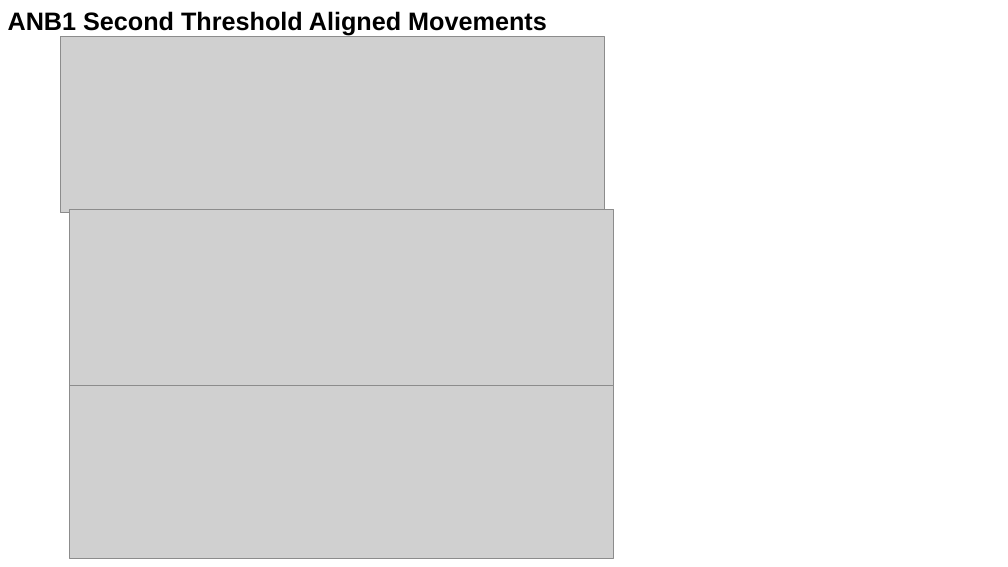
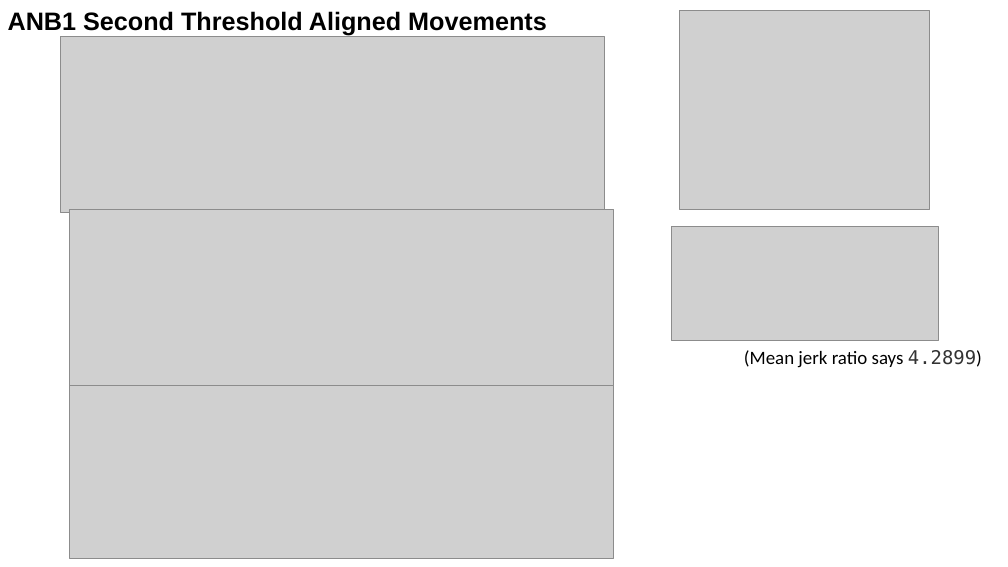
Before and after one commit to paulazoo/behavior, a slide deck: slide 4 of presentations/231215_3.pptx. Drawn at 1008x567 pixels with LibreOffice and Linux fonts; fonts in the diff are those of the drawing; grey boxes stand for pictures. Boxes give left, top, right and bottom in pixels: in the first picture for what was removed or moved away, otherwise in the second. Text is boxed around its words. In the diff, an @@ line names an element or a change of style, - is before the commit and + after.

Commit message:
running water restictrion firsts and lasts through all analysis including jerk ratios

```diff
--- a/presentations/231215_3.pptx
+++ b/presentations/231215_3.pptx
@@ picture added at <box>680,11,930,209</box> @@
@@ picture added at <box>671,226,938,340</box> @@
@@ text added at <box>744,350,982,368</box>, 18 pt, text #000000 @@
+(Mean jerk ratio says 4.2899)
```
Also in this commit, not shown: 2 other slides changed, 14 other files.
